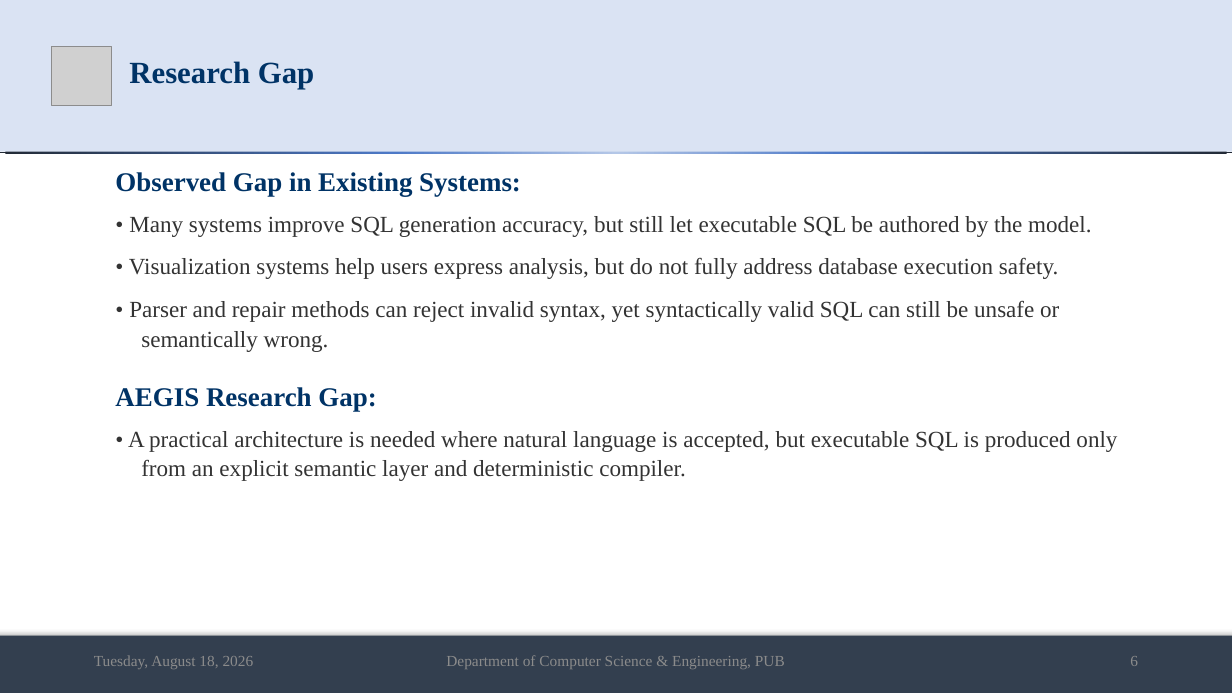
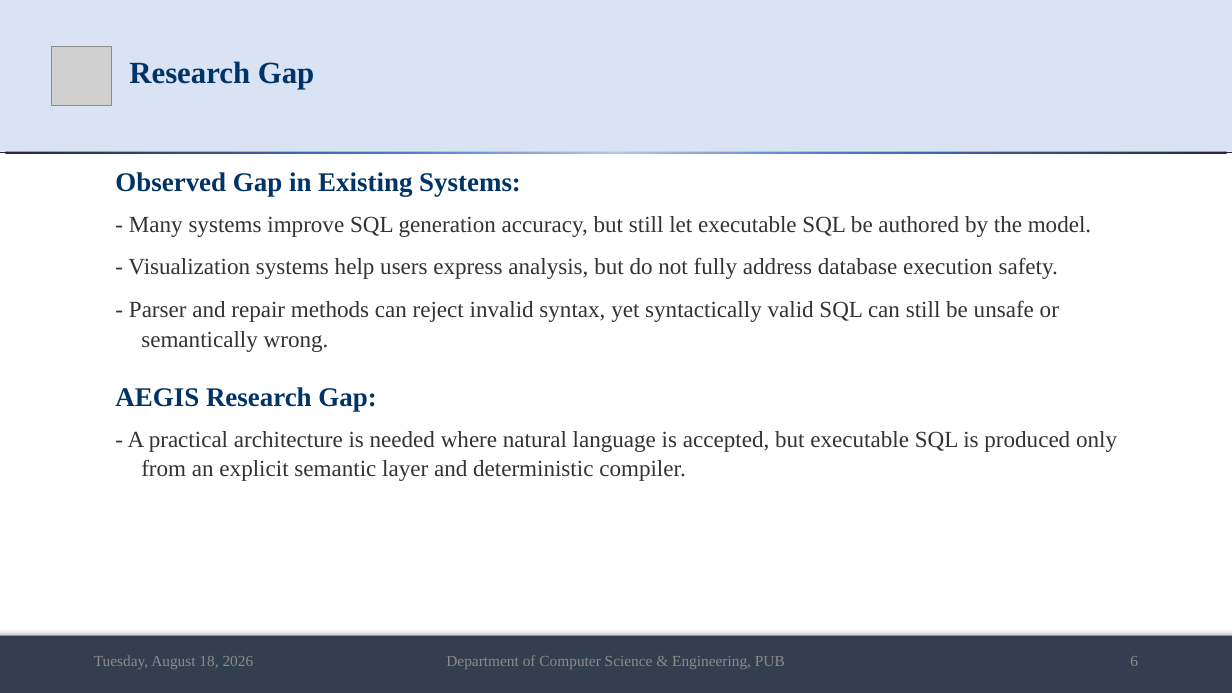
Before and after one commit to md-riaz/AEGIS-Research, a slide deck: slide 6 of docs/scripts/Md_Riaz_Final_Defense_0322310105101024.pptx. Drawn at 1232x693 pixels with LibreOffice and Linux fonts; fonts in the diff are those of the drawing; grey boxes stand for pictures. Boxes give left, top, right and bottom in pixels: in the first picture for what was removed or moved away, otherwise in the second. Text is boxed around its words. In the diff, an @@ line names an element or a change of style, - is before the commit and + after.

```diff
--- a/docs/scripts/Md_Riaz_Final_Defense_0322310105101024.pptx
+++ b/docs/scripts/Md_Riaz_Final_Defense_0322310105101024.pptx
@@ text at (x1=128, y1=216, x2=1091, y2=352): text changed @@
-• Many systems improve SQL generation accuracy, but still let executable SQL be authored by the model.
-• Visualization systems help users express analysis, but do not fully address database execution safety.
-• Parser and repair methods can reject invalid syntax, yet syntactically valid SQL can still be unsafe or semantically wrong.
+- Many systems improve SQL generation accuracy, but still let executable SQL be authored by the model.
+- Visualization systems help users express analysis, but do not fully address database execution safety.
+- Parser and repair methods can reject invalid syntax, yet syntactically valid SQL can still be unsafe or semantically wrong.
@@ text at (x1=128, y1=431, x2=1117, y2=481): text changed @@
-• A practical architecture is needed where natural language is accepted, but executable SQL is produced only from an explicit semantic layer and deterministic compiler.
+- A practical architecture is needed where natural language is accepted, but executable SQL is produced only from an explicit semantic layer and deterministic compiler.
```
Also in this commit, not shown: 12 other slides changed, 2 slides added, 2 slides removed, 15 other files.
